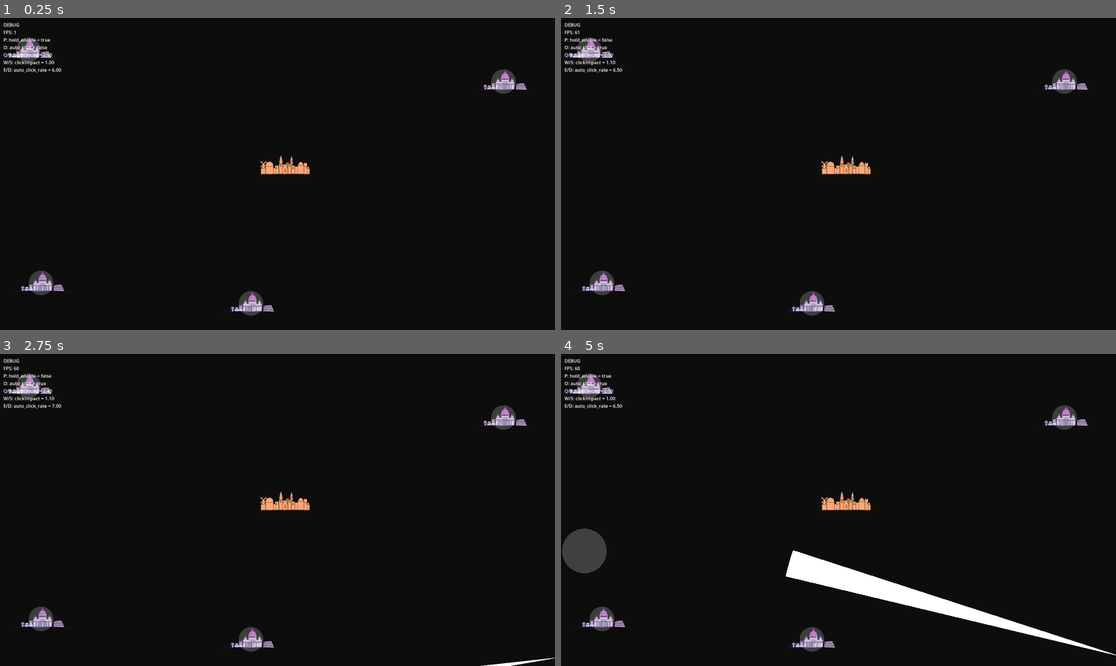
Above: before the commit, frames 1-4 (two rows, left to right).
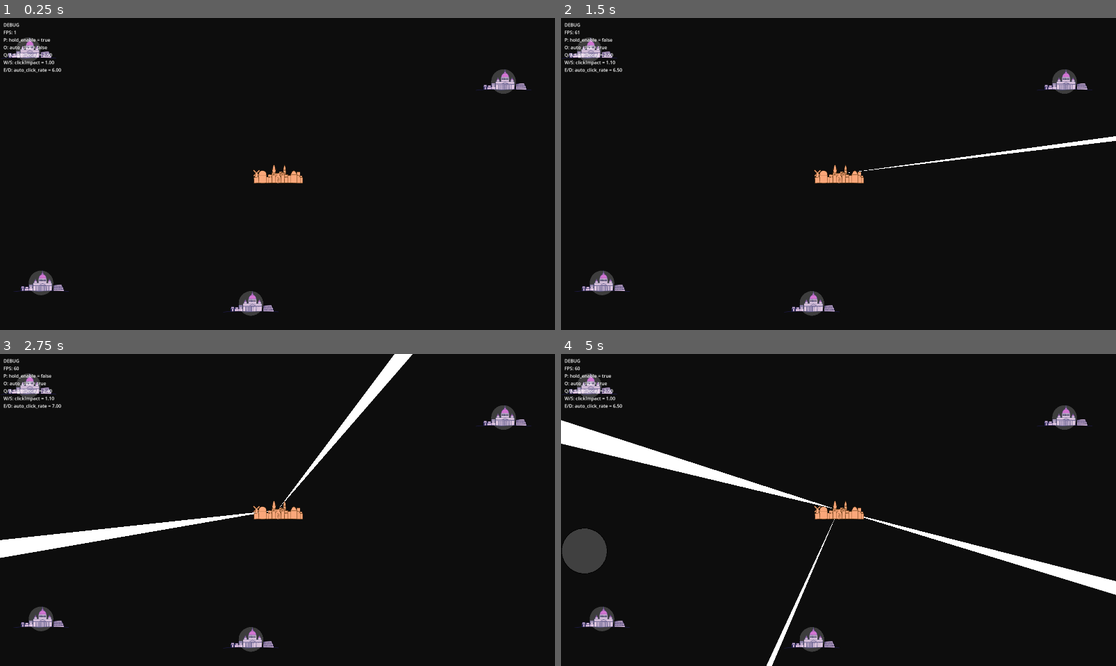
Above: after the commit, the same moments.

Repository: amirblum/OrHaolam-JLM2025
Game: Godot game, scene res://scenes/main/Main.tscn
Two runs of this game, one before a commit and one after it. Both use one fixed random seed, a clock stepped at 60 frames per second and the inputs below.
Inputs (mouse positions are in pixels of both pictures, inside the frame that each line leads up to):
- Up to frame 1 (0.25 s): no input
- Up to frame 2 (1.5 s): tap Enter at 0.5 s; move the mouse to (960, 158) at 0.52 s; hold D 0.53-1.28 s; tap P at 0.6 s; click (960, 158) at 0.67 s; tap Space at 0.77 s; move the mouse to (727, 189) at 1.27 s; hold S from 1.28 s (still down); tap O at 1.35 s
- Up to frame 3 (2.75 s): tap Space at 1.52 s; move the mouse to (333, 441) at 2.02 s; release S at 2.03 s; hold D from 2.03 s (still down); tap Q at 2.1 s
- Up to frame 4 (5 s): move the mouse to (810, 572) at 2.77 s; release D at 2.78 s; hold W 2.78-3.53 s; tap E at 2.85 s; click (810, 572) at 2.92 s; tap Space at 3.02, 3.77, 4.52 s; move the mouse to (1005, 556) at 3.52 s; hold A from 3.53 s (still down); tap T at 3.6 s; move the mouse to (672, 463) at 4.27 s; tap P at 4.35 s

The runs differ from the first frame. In frame 1, 0.6% of the frame differs, in the area x 45-56%, y 44-54%; in frame 2, 1.0%; in frame 3, 2.9%; in frame 4, 6.6%, in the area x 0-100%, y 21-100%.

Commit message:
Separated Jerusalem visual from player scene

Diff:
--- a/scenes/main/Main.tscn
+++ b/scenes/main/Main.tscn
@@ -1,15 +1,15 @@
-[gd_scene load_steps=4 format=3 uid="uid://bifmkrcaqpfmg"]
+[gd_scene load_steps=5 format=3 uid="uid://bifmkrcaqpfmg"]
 
 [ext_resource type="Script" uid="uid://cm6rnwvejgu0e" path="res://scenes/main/Main.gd" id="1_main"]
 [ext_resource type="PackedScene" uid="uid://bva5bjssw887x" path="res://scenes/player/Player.tscn" id="2_player"]
 [ext_resource type="PackedScene" uid="uid://d3s05mucicfji" path="res://scenes/city/City.tscn" id="3_city"]
+[ext_resource type="Texture2D" uid="uid://b38o3w1rxwl32" path="res://assets/mockups/jerusalem.png" id="4_gyg6b"]
 
 [node name="Main" type="Node2D"]
 script = ExtResource("1_main")
 DEBUG = true
 
 [node name="Player" parent="." instance=ExtResource("2_player")]
-position = Vector2(984, 509)
 clickImpact = 1.0
 minClickDist = 4.0
 lightDecay = 2.5
@@ -49,3 +49,7 @@
 min_spawn_radius = 50.0
 
 [node name="Persons" type="Node2D" parent="."]
+
+[node name="Jerusalem" type="Sprite2D" parent="."]
+position = Vector2(960, 540)
+texture = ExtResource("4_gyg6b")
--- a/scenes/player/Player.tscn
+++ b/scenes/player/Player.tscn
@@ -1,10 +1,6 @@
-[gd_scene load_steps=3 format=3 uid="uid://bva5bjssw887x"]
+[gd_scene load_steps=2 format=3 uid="uid://bva5bjssw887x"]
 
 [ext_resource type="Script" uid="uid://c61wnvlgekmxp" path="res://scenes/player/Player.gd" id="1_player"]
-[ext_resource type="Texture2D" uid="uid://b38o3w1rxwl32" path="res://assets/mockups/jerusalem.png" id="2_gfjak"]
 
 [node name="Player" type="Node2D"]
 script = ExtResource("1_player")
-
-[node name="Sprite2D" type="Sprite2D" parent="."]
-texture = ExtResource("2_gfjak")
